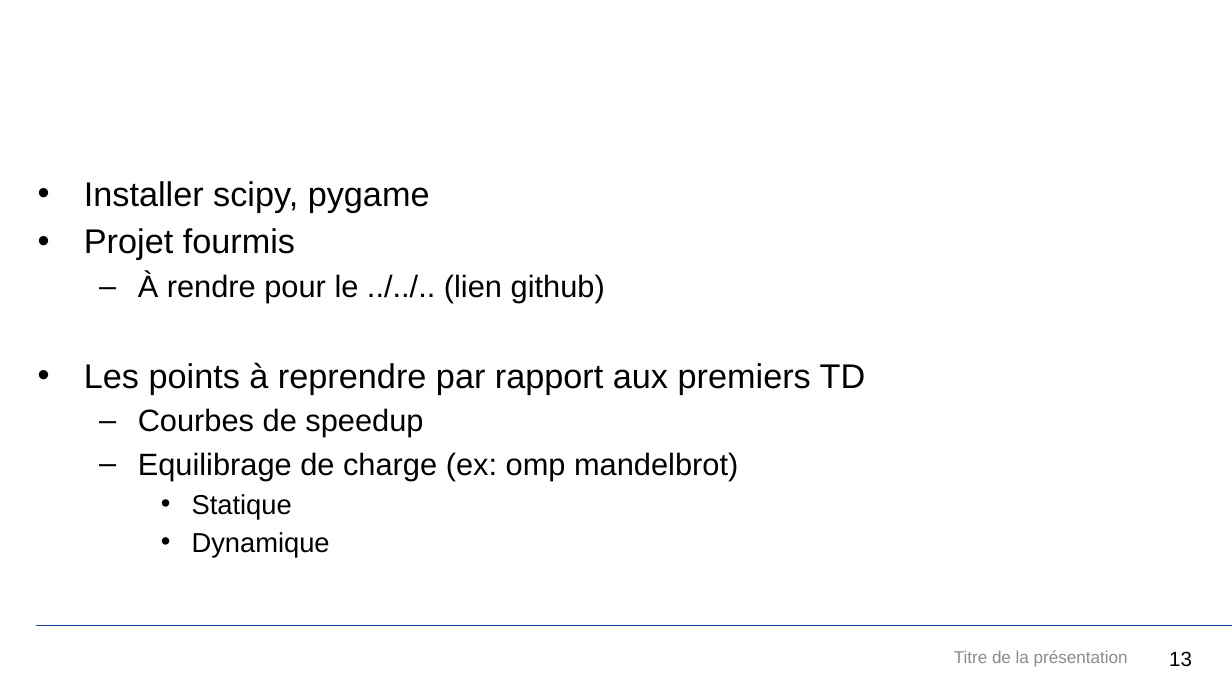
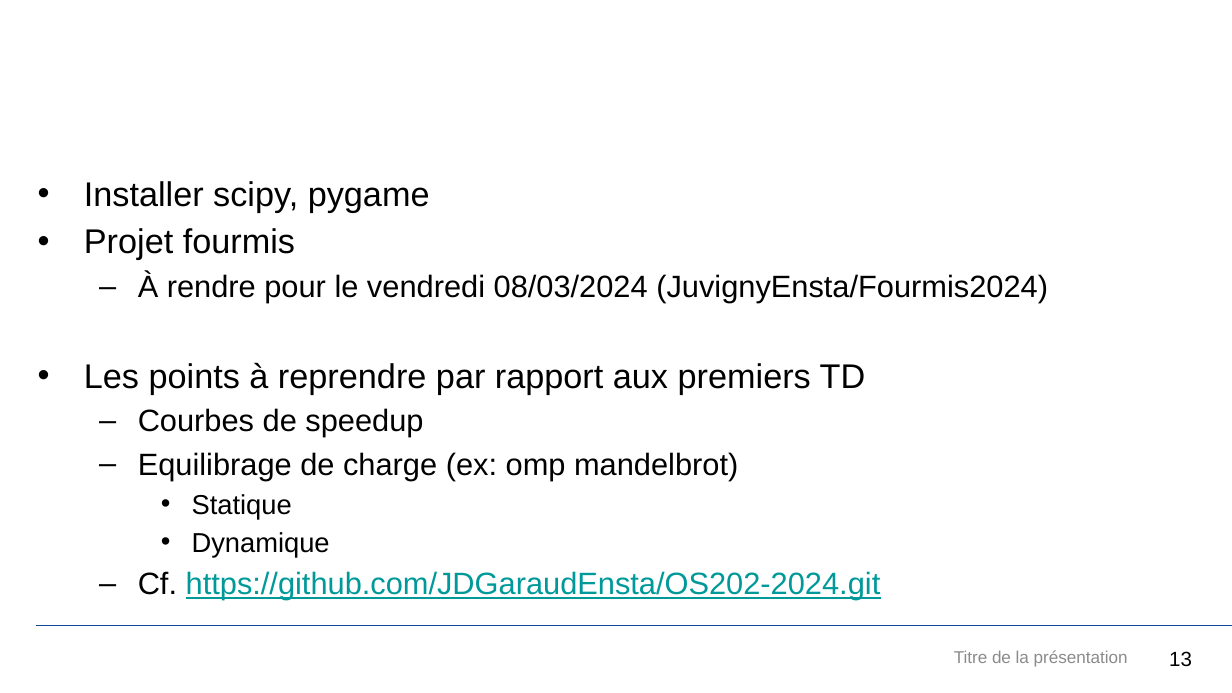
Before and after one commit to JDGaraudEnsta/OS202-2024, a slide deck: slide 13 of OS202.pptx. Drawn at 1232x693 pixels with LibreOffice and Linux fonts; fonts in the diff are those of the drawing; background and template pictures are left out. Boxes give left, top, right and bottom in pixels: in the first picture for what was removed or moved away, otherwise in the second. Text is boxed around its words. In the diff, an @@ line names an element or a change of style, - is before the commit and + after.

Commit message:
Update slides for TP5

```diff
--- a/OS202.pptx
+++ b/OS202.pptx
@@ text at bbox=[138, 273, 1048, 303]: text changed @@
-  – À rendre pour le ../../.. (lien github)
+  – À rendre pour le vendredi 08/03/2024 (JuvignyEnsta/Fourmis2024)
@@ text at bbox=[138, 571, 881, 600]: paragraph added @@
+  – Cf. https://github.com/JDGaraudEnsta/OS202-2024.git
```
Also in this commit, not shown: 1 other slide changed, 5 slides added.
